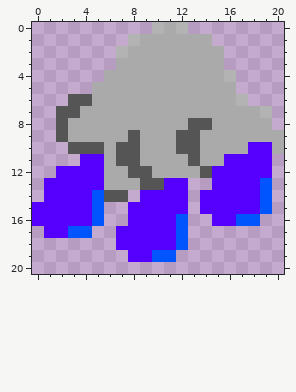
File history of a pixel-art sprite, resources/images/rain.png. That is the earlier state.
The file is 21x21 pixels. Pixels under 10% opacity are left out. Colours within 5 levels of each other are drawn and written as one.
The result:
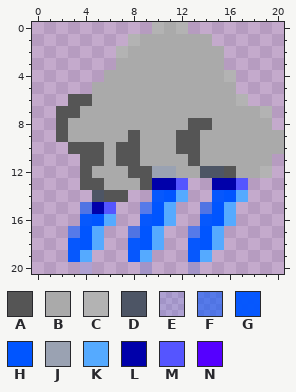
Palette (. is transparent): A #555555  B #aaaaaa  C #b3b3b3  D #4d5565  E #0055ff1c  F #0055ff8f  G #0055fff7  H #0055ff  J #9aa2b2  K #55aaff  L #0000aa  M #5555ff  N #5500ff
Commit: Update weather icon with lines instead of drops
Changes in this commit:
Colour N becomes colour A in row 11 at x 4 to 5; in row 12 at x 4 and 16; in row 13 at x 4 to 5.
Colour N becomes colour B in row 10 at x 18 to 19; in row 11 at x 16 to 19; in row 12 at x 5 and 17 to 18.
Colour N becomes colour C in row 12 at x 19.
Colour A becomes colour D in row 12 at x 14.
Colour H becomes colour D in row 14 at x 5.
Colour N becomes colour D in row 12 at x 15.
The author put colour E in row 20 at x 4, 9 and 13.
The author put colour F in row 17 at x 13.
Colour H becomes colour F in row 17 at x 3.
Colour N becomes colour F in row 15 at x 4, 9 and 14; in row 17 at x 8.
The author put colour G in row 16 at x 14; in rows 18 to 19 at x 3 and 13.
Colour N becomes colour G in row 14 at x 10 and 15; in row 16 at x 4 and 9; in rows 18 to 19 at x 8.
The author put colour H in row 17 at x 14; in row 18 at x 4 and 14.
Colour N becomes colour H in row 14 at x 11 and 16; in rows 15 to 16 at x 10 and 15; in rows 17 to 18 at x 9.
Colour B becomes colour J in row 12 at x 10 to 11.
The author put colour K in row 16 at x 6; in rows 17 to 18 at x 5 and 15; in row 19 at x 4 and 14.
Colour N becomes colour K in row 14 at x 12 and 17; in rows 15 to 16 at x 11 and 16; in rows 17 to 18 at x 10; in row 19 at x 9.
Colour A becomes colour L in row 13 at x 10.
Colour H becomes colour L in row 15 at x 5.
Colour N becomes colour L in row 13 at x 11 and 15 to 16.
The author put colour M in row 15 at x 6.
Colour N becomes colour M in row 13 at x 12 and 17.
Colour H is removed in rows 13 to 15 at x 19; in row 16 at x 12 and 17 to 18; in rows 17 to 18 at x 12; in row 19 at x 10 to 11.
Colour N is removed in row 12 at x 2 to 3; in row 13 at x 1 to 3 and 18; in row 14 at x 1 to 4, 9, 14 and 18; in row 15 at x 0 to 3, 8, 12 and 17 to 18; in row 16 at x 0 to 3 and 8; in row 17 at x 1 to 2, 7 and 11.
Colour N is removed in row 18 at x 7 and 11.
Changed places in both pictures, as pixel boxes (x1, y1, x2, y2):
changed: (32, 142, 272, 274)
